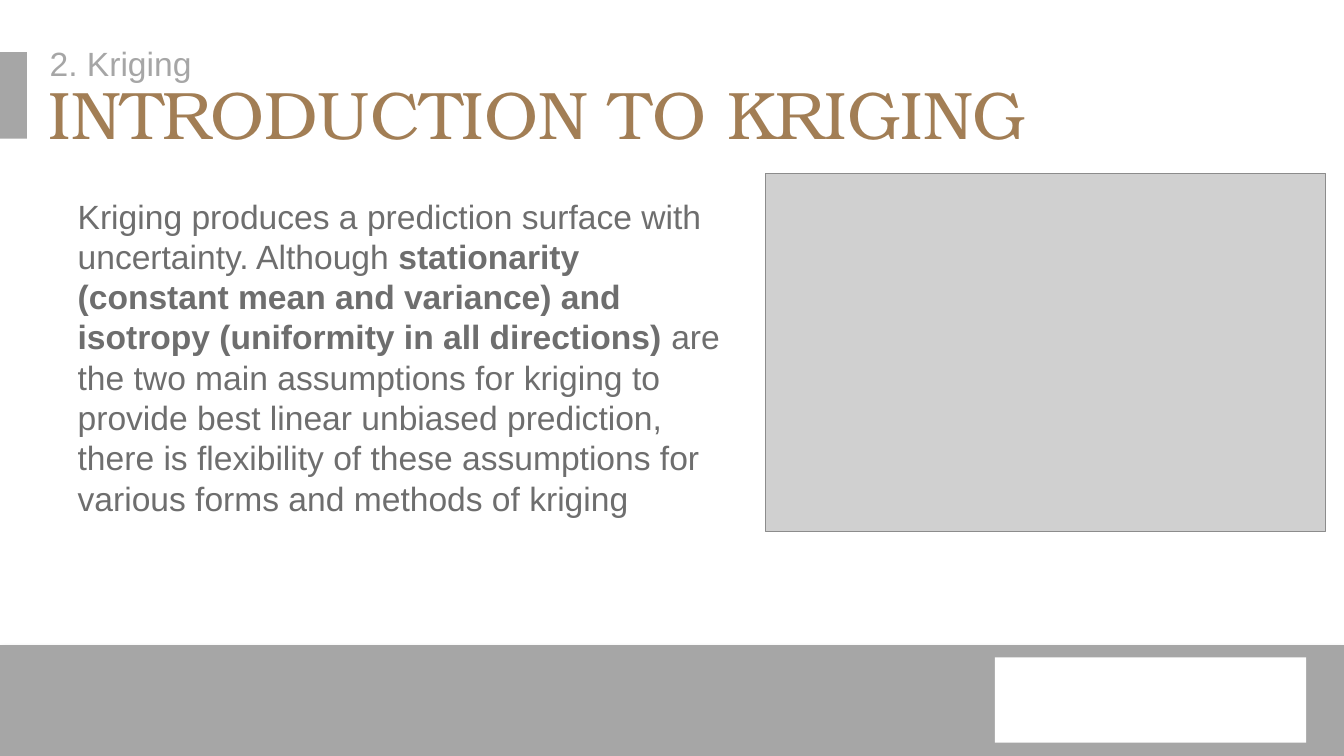
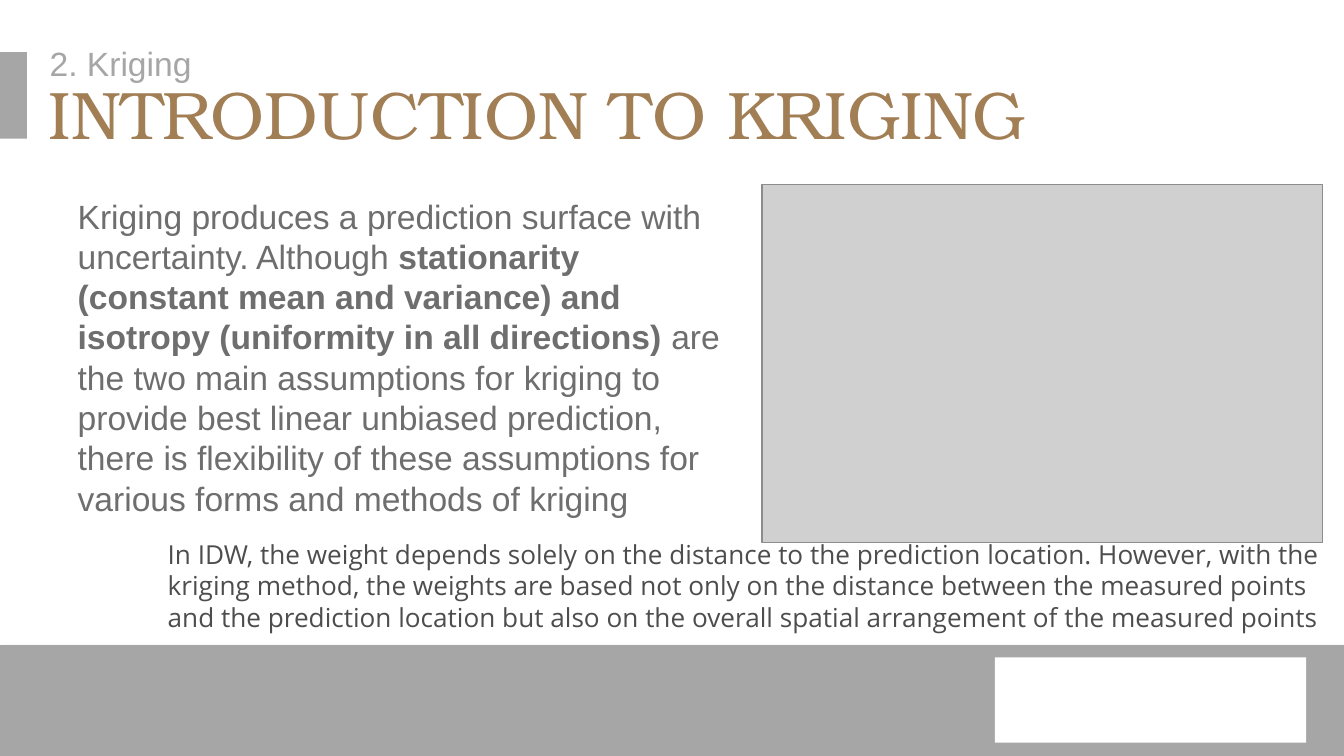
Before and after one commit to erichseamon/BCB503_advanced_geospatial_workshop, a slide deck: slide 13 of doc/BCB_Intro_Advanced_Analysis_1_2022.pptx (slide 12 before the commit). Drawn at 1344x756 pixels with LibreOffice and Linux fonts; fonts in the diff are those of the drawing; grey boxes stand for pictures; background and template pictures are left out. Boxes give left, top, right and bottom in pixels: in the first picture for what was removed or moved away, otherwise in the second. Text is boxed around its words. In the diff, an @@ line names an element or a change of style, - is before the commit and + after.

Commit message:
updates for SAC and kriging

```diff
--- a/doc/BCB_Intro_Advanced_Analysis_1_2022.pptx
+++ b/doc/BCB_Intro_Advanced_Analysis_1_2022.pptx
@@ picture: place and size @@
-picture at [766,173,1327,532]
+picture at [762,184,1322,543]
@@ text added at [168,540,1318,634], 14 pt, text #4D4D4D @@
+In IDW, the weight depends solely on the distance to the prediction location. However, with the kriging method, the weights are based not only on the distance between the measured points and the prediction location but also on the overall spatial arrangement of the measured points
```
Also in this commit, not shown: 1 other slide changed, 1 slide added, 4 other files.
